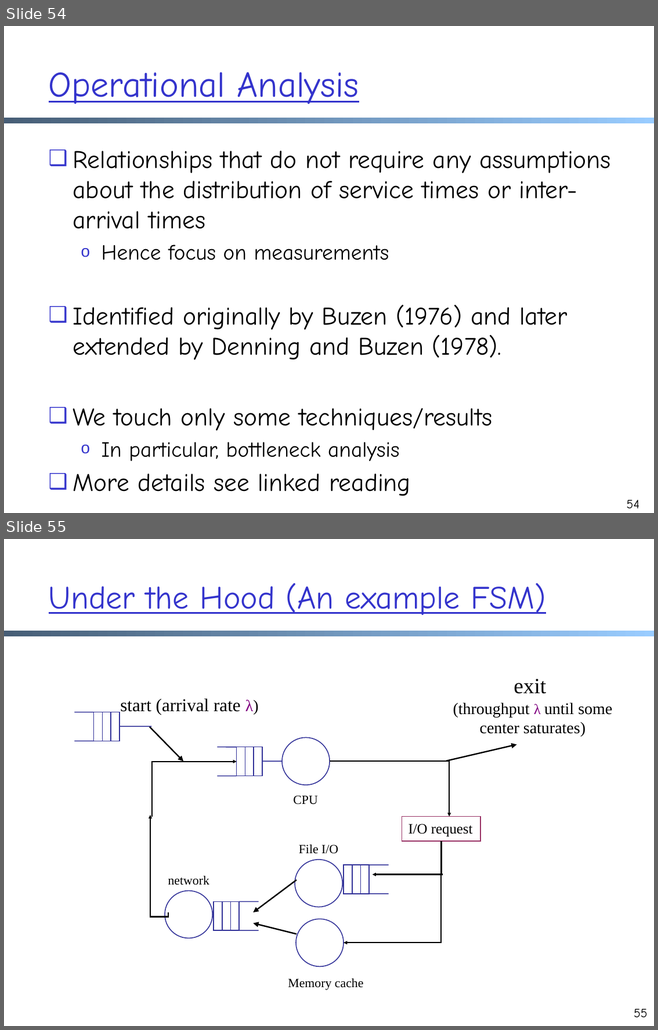
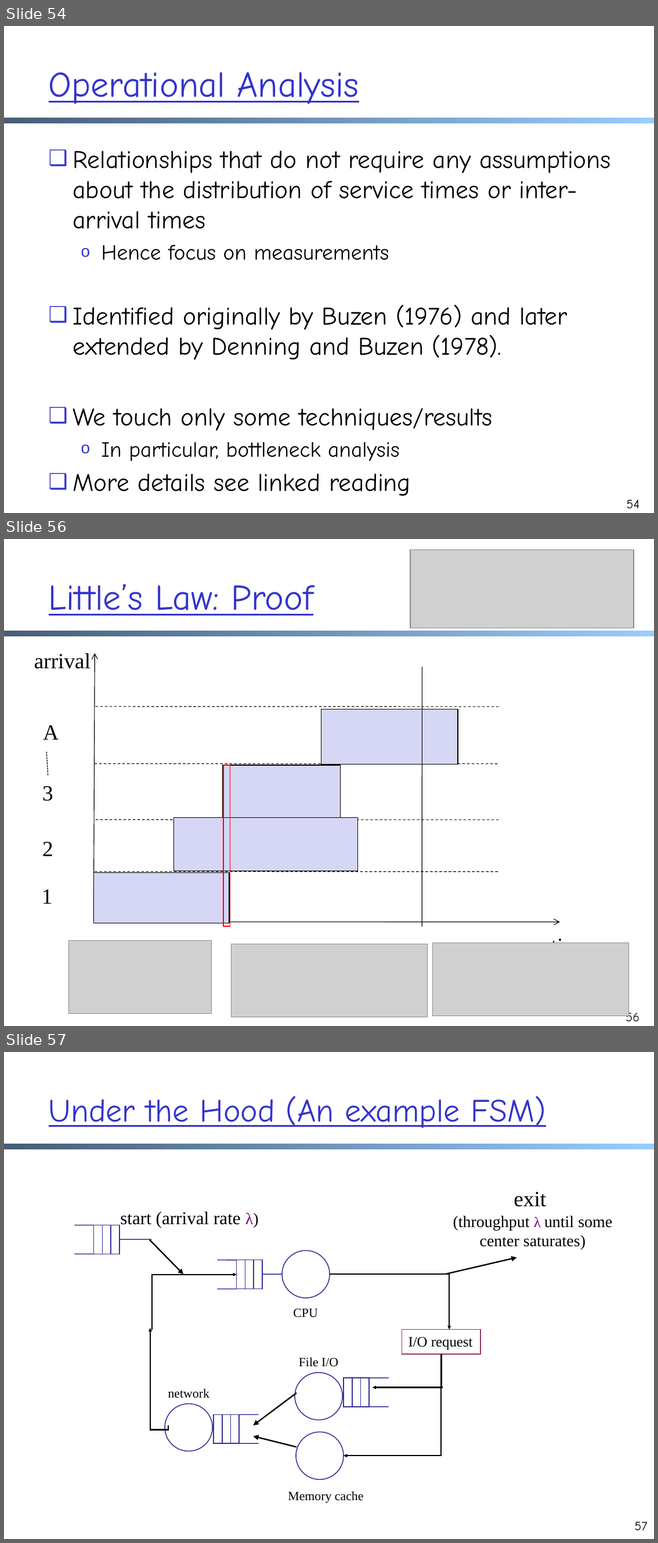
Before and after one commit to xiangq27/xiangq27.github.io, a slide deck: courses/cnns-xmuf22/files/lectures/application-http112-server-op-analysis.pptx. Shown one above the other, each under a label of ours: slides 54 and 55 before the commit, slides 54, 56 and 57 after it; the slides between them are not shown. The pictures are 658x1030 and 658x1543 pixels, drawn with LibreOffice and Linux fonts; fonts in the diff are those of the drawing; grey boxes stand for pictures. Boxes give left, top, right and bottom in pixels: in the first picture for what was removed or moved away, otherwise in the second. Text is boxed around its words. In the diff, an @@ line names an element or a change of style, - is before the commit and + after.

```diff
--- a/courses/cnns-xmuf22/files/lectures/application-http112-server-op-analysis.pptx
+++ b/courses/cnns-xmuf22/files/lectures/application-http112-server-op-analysis.pptx
@@ slide 56 added at (4, 539, 654, 1026), background #FFFFFF; not listed: 1 template element that a slide beside it also shows @@
@@ picture added at (410, 550, 633, 628) @@
@@ title added at (49, 584, 313, 616), 40 pt, text #3333CC, underline @@
+Little’s Law: Proof
@@ text added at (34, 653, 90, 669), 24 pt, text #000000 @@
+arrival
@@ arrow added from (94, 921) to (95, 653), #000000 0.75 pt @@
@@ line added from (422, 667) to (422, 927), #000000 0.75 pt @@
@@ line added from (96, 707) to (500, 707), #000000 0.75 pt dashed @@
@@ rectangle added at (321, 709, 458, 764), fill #D6D6F5, outline #000000 0.75 pt @@
@@ text added at (43, 725, 59, 740), 24 pt, text #000000 @@
+A
@@ line added from (46, 752) to (48, 776), #000000 0.75 pt dashed @@
@@ line added from (94, 764) to (498, 764), #000000 0.75 pt dashed @@
@@ rectangle added at (222, 765, 340, 817), fill #D6D6F5, outline #000000 0.75 pt @@
@@ rectangle added at (224, 765, 230, 926), outline #FF0000 1 pt @@
@@ text added at (42, 786, 53, 801), 24 pt, text #000000 @@
+3
@@ line added from (96, 820) to (500, 820), #000000 0.75 pt dashed @@
@@ rectangle added at (173, 817, 357, 871), fill #D6D6F5, outline #000000 0.75 pt @@
@@ text added at (42, 842, 53, 856), 24 pt, text #000000 @@
+2
@@ rectangle added at (94, 873, 230, 924), fill #D6D6F5, outline #000000 0.75 pt @@
@@ line added from (95, 871) to (499, 871), #000000 0.75 pt dashed @@
@@ text added at (42, 889, 53, 904), 24 pt, text #000000 @@
+1
@@ arrow added from (96, 922) to (560, 922), #000000 0.75 pt @@
@@ text added at (551, 936, 589, 943), 24 pt, text #000000 @@
+time
@@ picture added at (68, 940, 211, 1014) @@
@@ picture added at (231, 944, 427, 1017) @@
@@ text added at (419, 944, 425, 944), 24 pt, text #000000 @@
+t
@@ picture added at (433, 943, 628, 1016) @@
@@ page number added at (625, 1011, 639, 1022), 14 pt, text #000000 @@
+56
@@ what was slide 55 is now slide 57 @@
@@ page number at (634, 1522, 647, 1530): text changed @@
-55
+57
```
Also in this commit, not shown: 1 slide changed, 1 other slide added, 5 other files.
